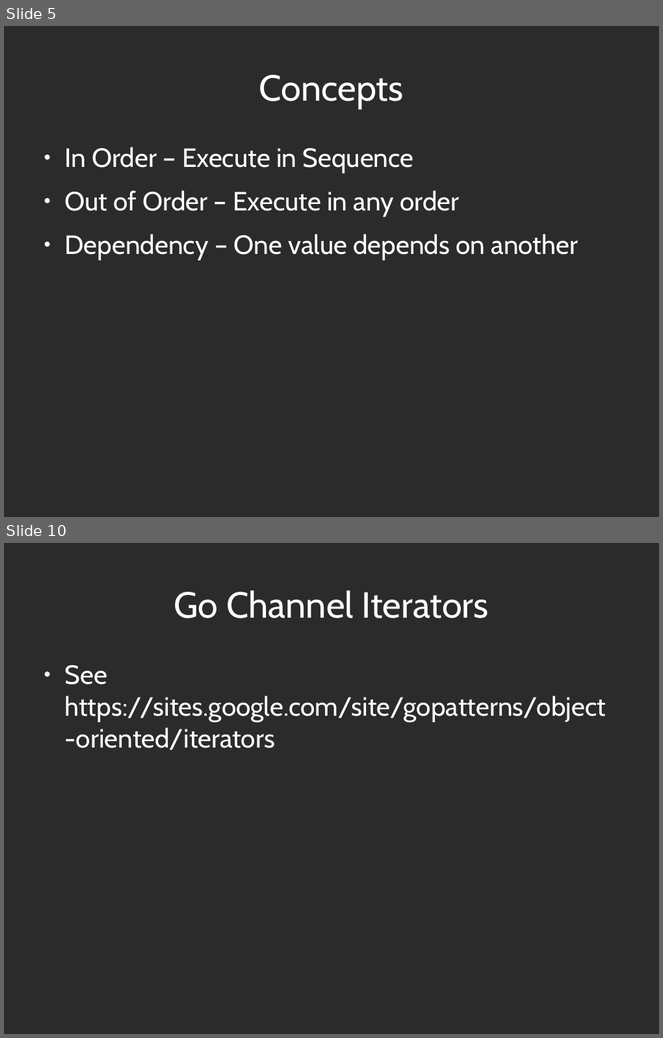
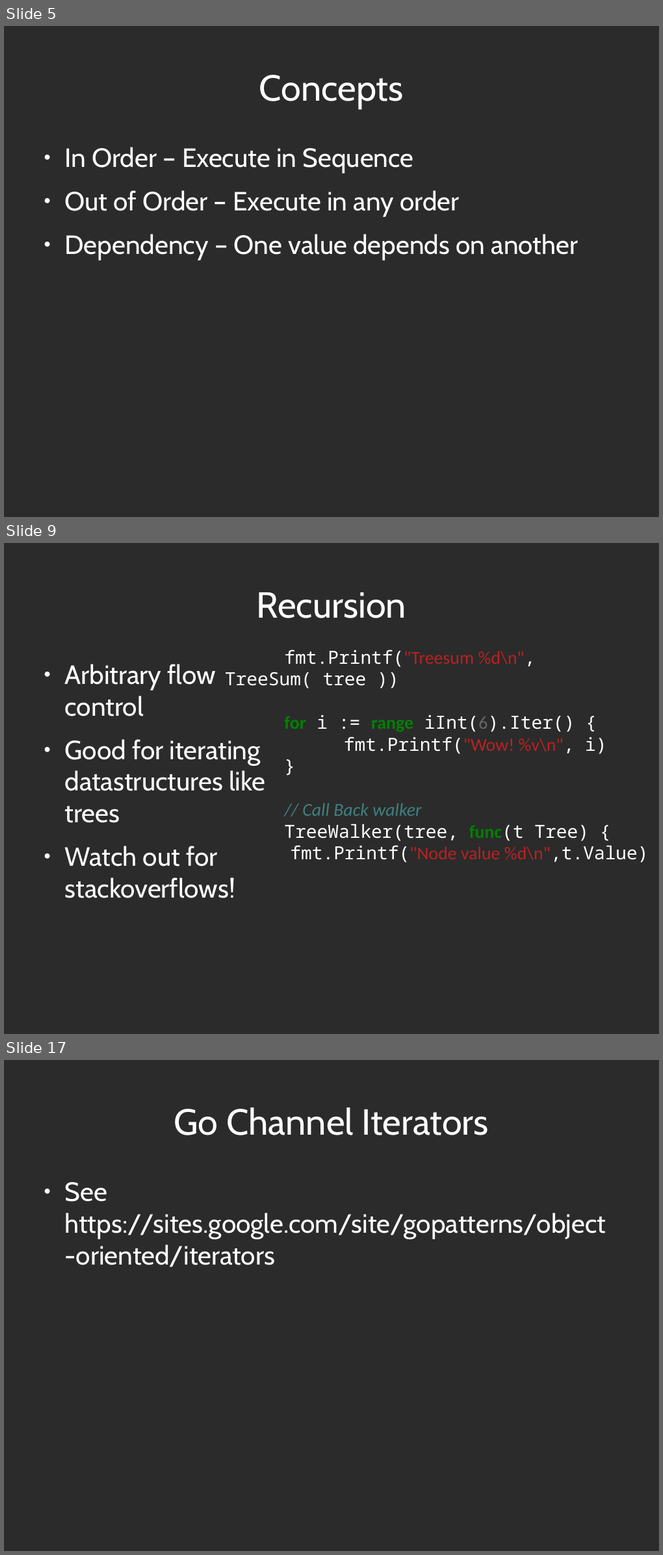
Before and after one commit to abramhindle/python-iteration-talk, a slide deck: iteration-talk-go.odp. Shown one above the other, each under a label of ours: slides 5 and 10 before the commit, slides 5, 9 and 17 after it; the slides between them are not shown. The pictures are 663x1038 and 663x1555 pixels, drawn with LibreOffice and Linux fonts; fonts in the diff are those of the drawing; background and template pictures are left out; a plain dark background stands for a picture behind light text. Boxes give left, top, right and bottom in pixels: in the first picture for what was removed or moved away, otherwise in the second. Text is boxed around its words. In the diff, an @@ line names an element or a change of style, - is before the commit and + after.

```diff
--- a/iteration-talk-go.odp
+++ b/iteration-talk-go.odp
@@ slide 9 added at [4, 543, 659, 1034], background picture (left out) @@
@@ title added at [256, 592, 406, 618], 44 pt, text #FFFFFF @@
+Recursion
@@ text added at [225, 650, 649, 863], 22 pt, text #FFFFFF @@
+fmt.Printf("Treesum %d\n", TreeSum( tree ))
+for i := range iInt(6).Iter() {
+fmt.Printf("Wow! %v\n", i)
+}
+// Call Back walker
+TreeWalker(tree, func(t Tree) {
+fmt.Printf("Node value %d\n",t.Value) } )
@@ text added at [65, 664, 265, 899], 32 pt, text #FFFFFF @@
+● Arbitrary flow control
+● Good for iterating datastructures like trees
+● Watch out for stackoverflows!
@@ what was slide 10 is now slide 17 @@
```
Also in this commit, not shown: 2 slides changed, 8 other slides added, 2 slides removed, 2 other files.
